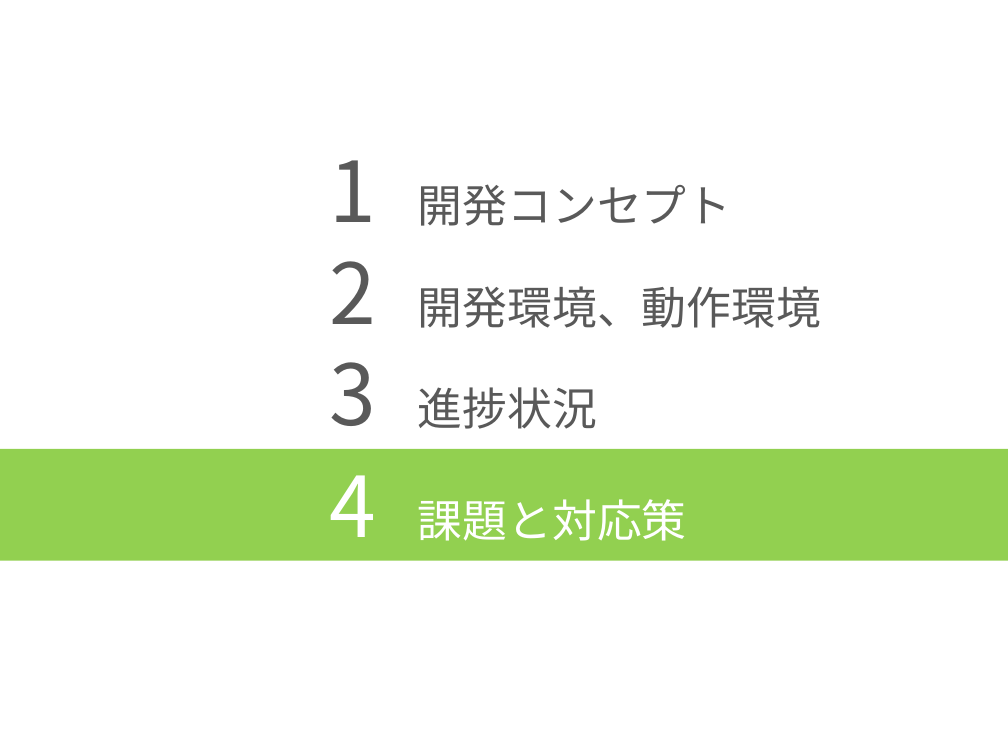
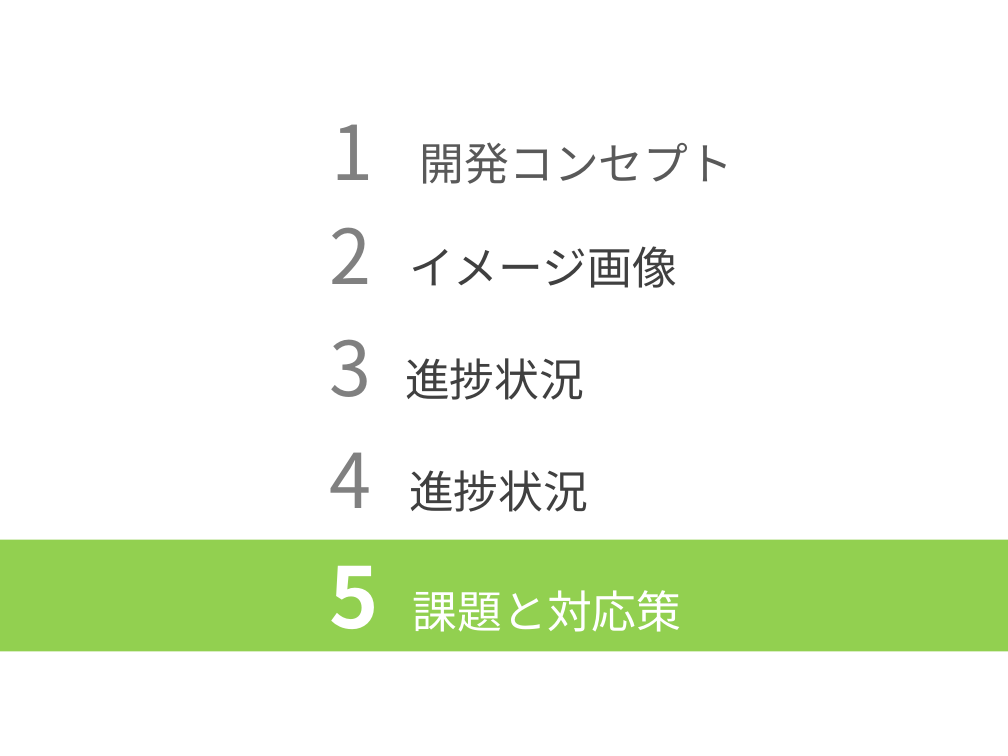
Before and after one commit to HamuroAC/Hamfile, a slide deck: slide 21 of 資料/発表資料.pptx (slide 16 before the commit). Drawn at 1008x756 pixels with LibreOffice and Linux fonts; fonts in the diff are those of the drawing. Boxes give left, top, right and bottom in pixels: in the first picture for what was removed or moved away, otherwise in the second. Text is boxed around its words. In the diff, an @@ line names an element or a change of style, - is before the commit and + after.

```diff
--- a/資料/発表資料.pptx
+++ b/資料/発表資料.pptx
@@ text "1 開発コンセプト": place and size @@
-text "1 開発コンセプト" at box(329, 160, 732, 226)
+text "1 開発コンセプト" at box(331, 124, 734, 184)
@@ text "1 開発コンセプト" at box(331, 124, 734, 184): size 60 to 54 pt, text colour #595959 to #808080 in "1" @@
@@ text added at box(329, 227, 677, 288), 32 pt, text #404040 @@
+2 イメージ画像
@@ text removed at box(329, 261, 821, 328) @@
-2 開発環境、動作環境
@@ text "3 進捗状況": place and size @@
-text "3 進捗状況" at box(329, 362, 597, 429)
+text "3 進捗状況" at box(329, 339, 584, 400)
@@ text "3 進捗状況" at box(329, 339, 584, 400): size 60 to 54 pt, text colour #595959 to #808080 in "3"; text colour #595959 to #404040 in "進捗状況" @@
@@ text added at box(329, 452, 588, 512), 32 pt, text #404040 @@
+4 進捗状況
@@ rectangle "5 課題と対応策": place and size @@
-rectangle "5 課題と対応策" at box(0, 449, 1008, 560)
+rectangle "5 課題と対応策" at box(0, 539, 1008, 651)
@@ text in rectangle at box(329, 565, 682, 632): text changed @@
-4 課題と対応策
+5 課題と対応策
```
Also in this commit, not shown: 15 other slides changed, 7 slides added, 2 slides removed.
